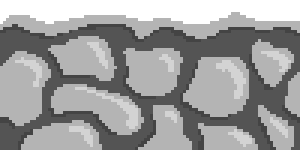
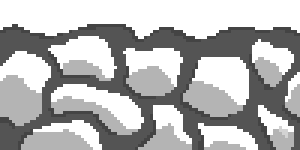
Layered file, before and after one edit (300x150). Changes by layer:
painted on "Neige" over <box>0,12,300,150</box>
